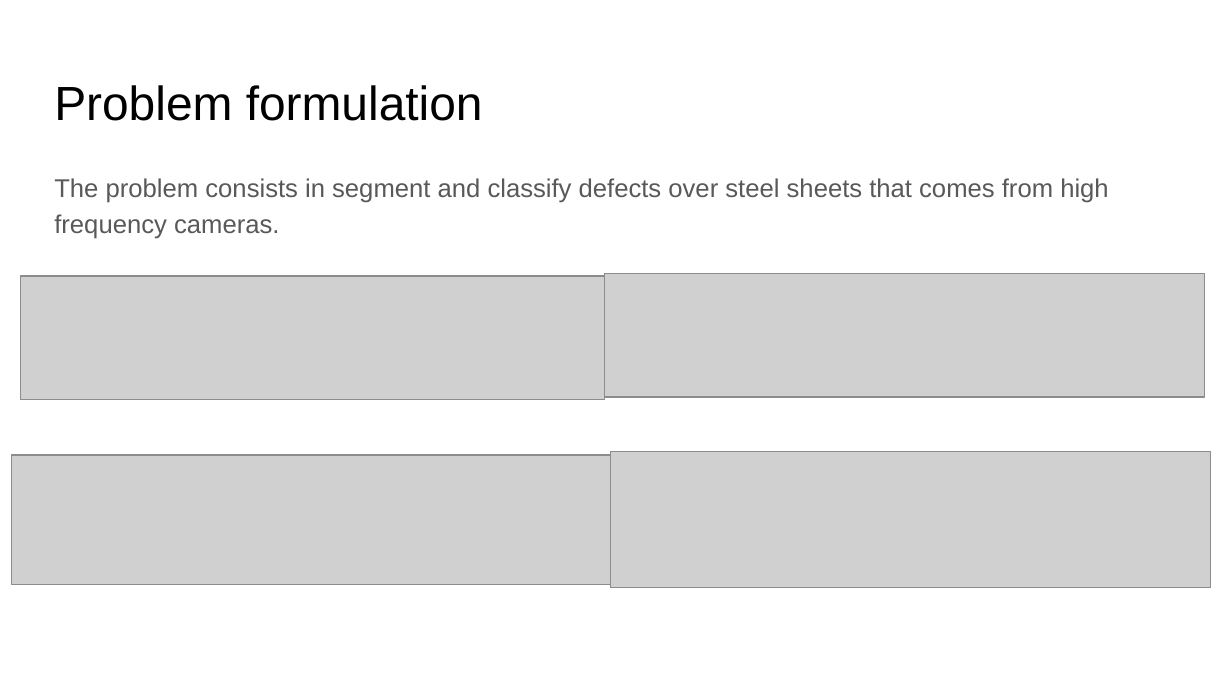
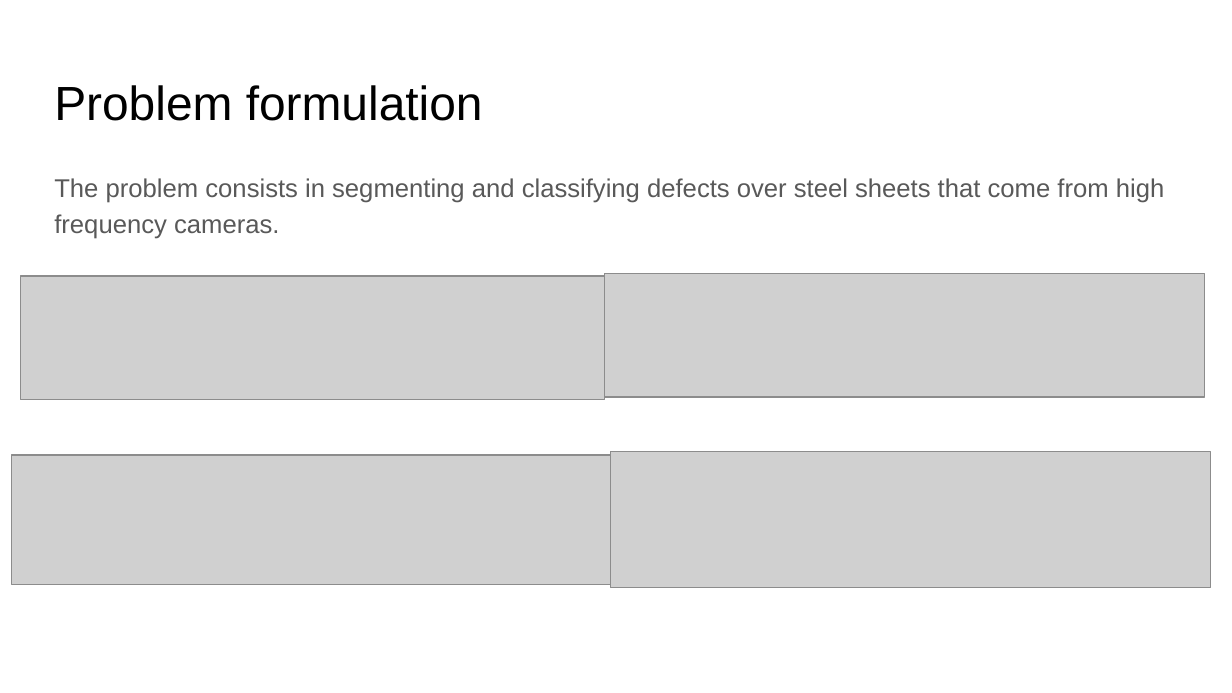
Before and after one commit to AndreaBiondaPolimi/Severstal_Segmentation, a slide deck: slide 2 of Severstal Segmentation.pptx. Drawn at 1232x693 pixels with LibreOffice and Linux fonts; fonts in the diff are those of the drawing; grey boxes stand for pictures. Boxes give left, top, right and bottom in pixels: in the first picture for what was removed or moved away, otherwise in the second. Text is boxed around its words. In the diff, an @@ line names an element or a change of style, - is before the commit and + after.

```diff
--- a/Severstal Segmentation.pptx
+++ b/Severstal Segmentation.pptx
@@ text at [54,178,1164,239]: text changed @@
-The problem consists in segment and classify defects over steel sheets that comes from high frequency cameras.
+The problem consists in segmenting and classifying defects over steel sheets that come from high frequency cameras.
```
Also in this commit, not shown: 3 other slides changed.
